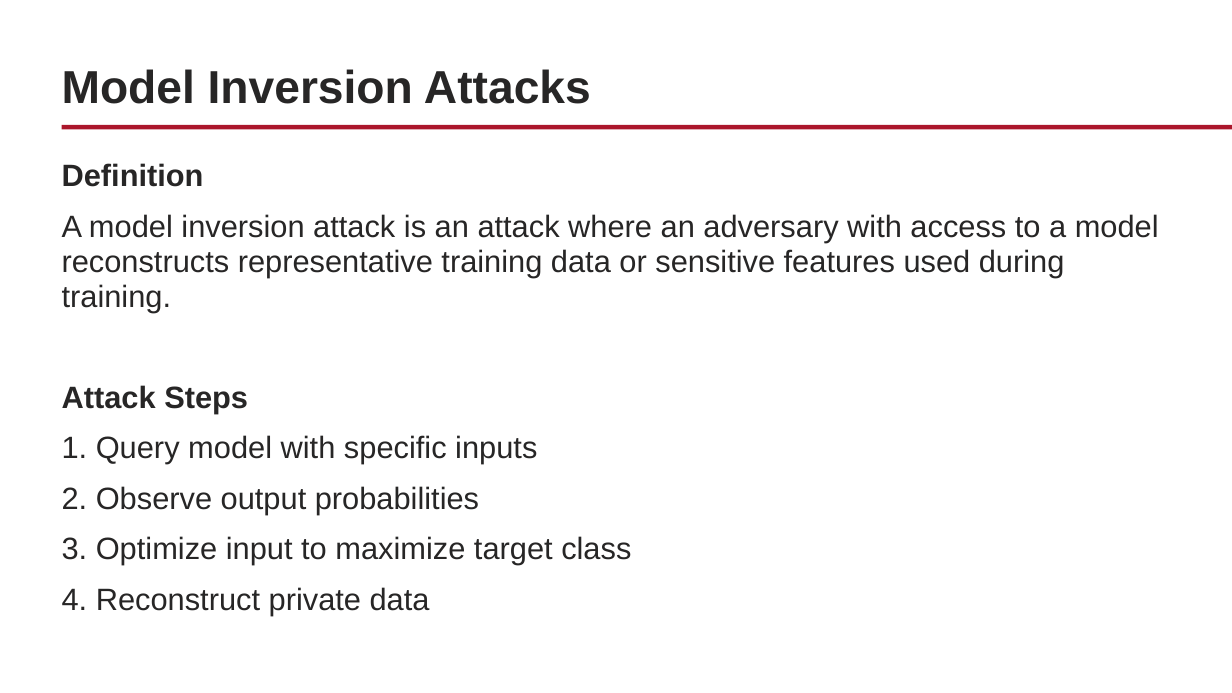
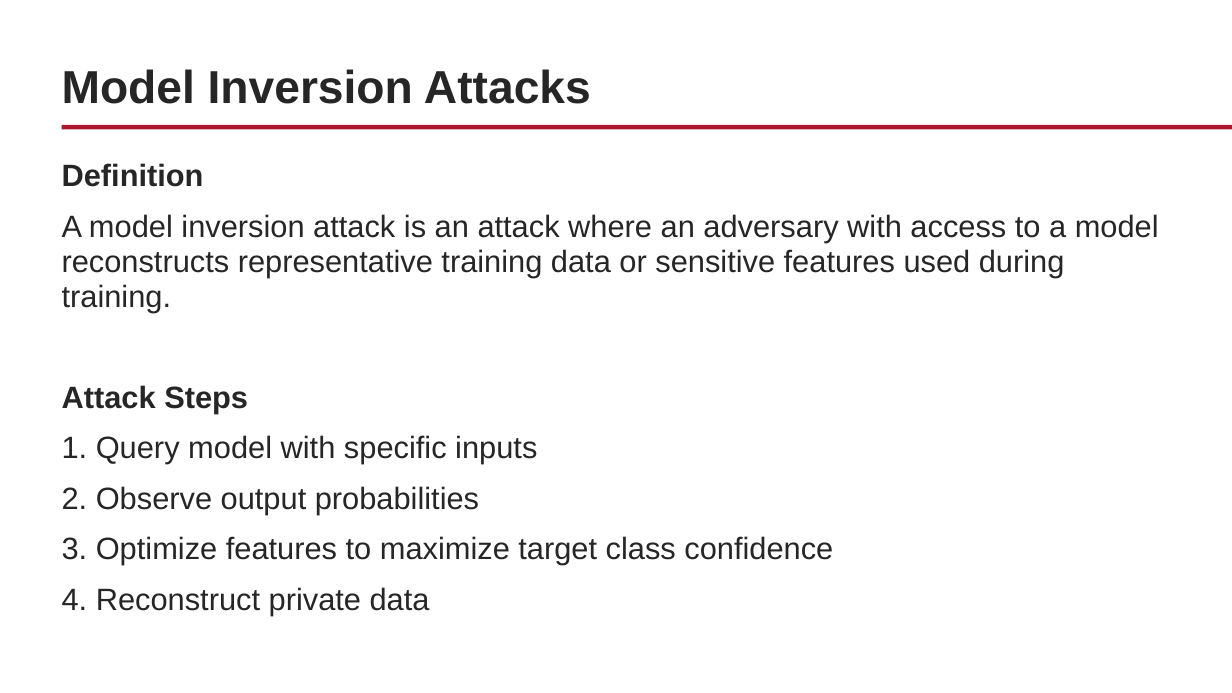
Before and after one commit to WPI-LIONS-Group/NAIRR-Workshops, a slide deck: slide 22 of 2.2/2.2 NAIRR Workshop.pptx (slide 13 before the commit). Drawn at 1232x693 pixels with LibreOffice and Linux fonts; fonts in the diff are those of the drawing; background and template pictures are left out. Boxes give left, top, right and bottom in pixels: in the first picture for what was removed or moved away, otherwise in the second. Text is boxed around its words. In the diff, an @@ line names an element or a change of style, - is before the commit and + after.

```diff
--- a/2.2/2.2 NAIRR Workshop.pptx
+++ b/2.2/2.2 NAIRR Workshop.pptx
@@ text at [62, 536, 833, 565]: text changed @@
-3. Optimize input to maximize target class
+3. Optimize features to maximize target class confidence
```
Also in this commit, not shown: 7 other slides changed, 34 slides added, 9 slides removed, 2 other files.
